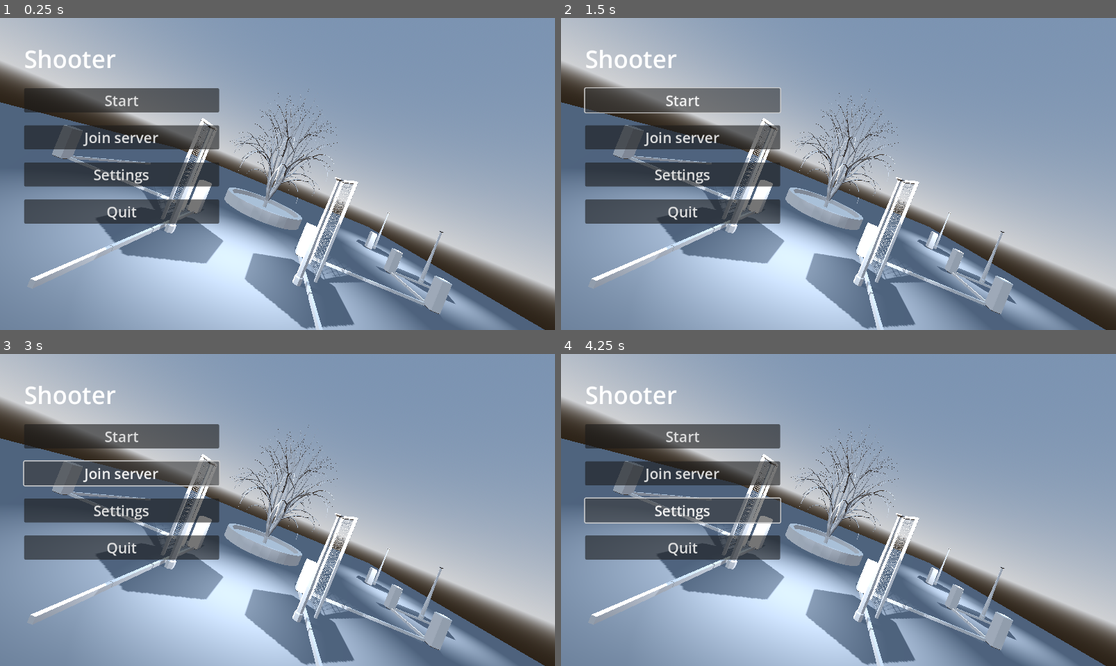
Above: before the commit, frames 1-4 (two rows, left to right).
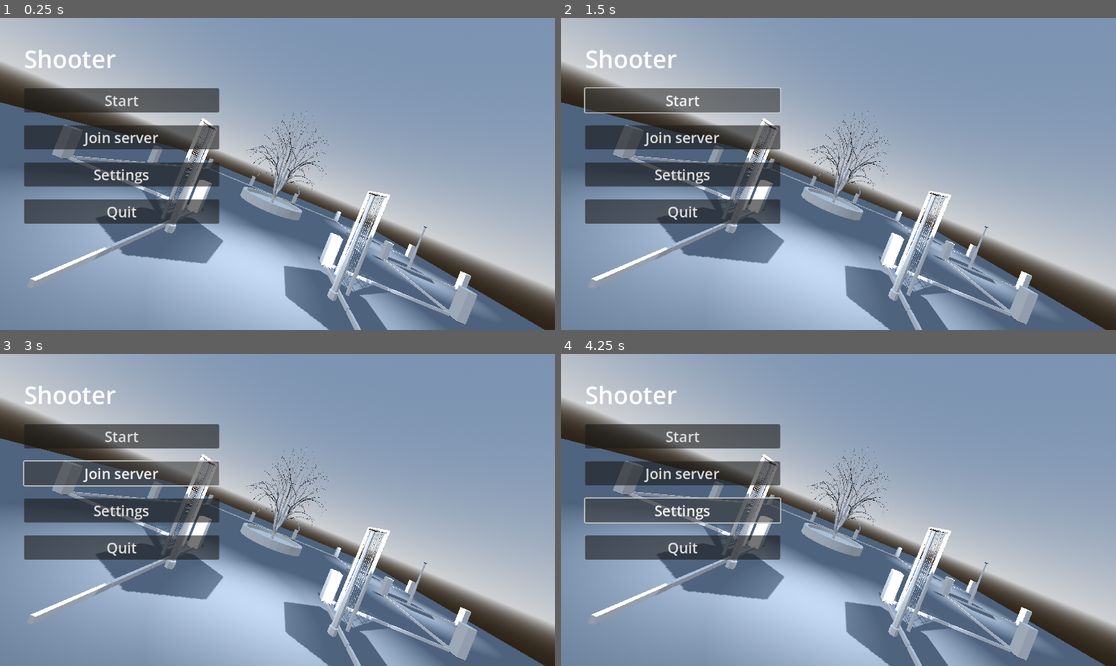
Above: after the commit, the same moments.

Repository: nsmoooose/shooter
Game: Godot game, scene res://ui/main.tscn
Same seed, same stepped clock (60 frames per second), same inputs: the game is played once before the commit and once after it.
Inputs:
- Up to frame 1 (0.25 s): no input
- Up to frame 2 (1.5 s): click "Start" at 0.5 s; click "Start" at 1.25 s
- Up to frame 3 (3 s): click "Start" at 2 s; click "Join server" at 2.75 s
- Up to frame 4 (4.25 s): click "Settings" at 3.5 s

The runs differ from the first frame. In frame 1, 14% of the frame differs, in the area x 14-92%, y 22-100%; in frame 2, 14%; in frame 3, 14%; in frame 4, 14%.

Commit message:
More on level 01

Diff:
--- a/shooter/levels/level_01.tscn
+++ b/shooter/levels/level_01.tscn
@@ -31,34 +31,46 @@
 environment = SubResource("Environment_njyk6")
 
 [node name="Fountain foundation 01" parent="." instance=ExtResource("2_7ukr1")]
-transform = Transform3D(1, 0, 0, 0, 1, 0, 0, 0, 1, 0, 0, 4)
+transform = Transform3D(1, 0, 0, 0, 1, 0, 0, 0, 1, 0.339199, 0, 1.47722)
 
 [node name="Post 01" parent="." instance=ExtResource("3_nnlce")]
-transform = Transform3D(1, 0, 0, 0, 1, 0, 0, 0, 1, 1.62241, 0, 7.98657)
+transform = Transform3D(1, 0, 0, 0, 1, 0, 0, 0, 1, 2.45848, 0, 7.98657)
 
 [node name="Post 02" parent="." instance=ExtResource("3_nnlce")]
 transform = Transform3D(1, 0, 0, 0, 1, 0, 0, 0, 1, -1.98757, 0, 7.98832)
 
 [node name="Post 03" parent="." instance=ExtResource("3_nnlce")]
-transform = Transform3D(-4.37114e-08, 0, 1, 0, 1, 0, -1, 0, -4.37114e-08, 6.84474, 0, 1.89535)
+transform = Transform3D(-4.37114e-08, 0, 1, 0, 1, 0, -1, 0, -4.37114e-08, 6.86021, 0, -0.763994)
+
+[node name="Post 07" parent="." instance=ExtResource("3_nnlce")]
+transform = Transform3D(-4.37114e-08, 0, 1, 0, 1, 0, -1, 0, -4.37114e-08, 11.3186, 0, -0.763994)
 
 [node name="Post 04" parent="." instance=ExtResource("3_nnlce")]
-transform = Transform3D(-4.37114e-08, 0, 1, 0, 1, 0, -1, 0, -4.37114e-08, 6.02269, 0, 5.62731)
+transform = Transform3D(-4.37114e-08, 0, 1, 0, 1, 0, -1, 0, -4.37114e-08, 6.85876, 0, 3.58537)
+
+[node name="Post 08" parent="." instance=ExtResource("3_nnlce")]
+transform = Transform3D(-4.37114e-08, 0, 1, 0, 1, 0, -1, 0, -4.37114e-08, 11.2477, 0, 3.58537)
 
 [node name="Post 05" parent="." instance=ExtResource("3_nnlce")]
-transform = Transform3D(-4.37114e-08, 0, 1, 0, 1, 0, -1, 0, -4.37114e-08, 6.03327, 0, 8.02632)
+transform = Transform3D(-4.37114e-08, 0, 1, 0, 1, 0, -1, 0, -4.37114e-08, 6.86934, 0, 8.02632)
 
 [node name="Post 06" parent="." instance=ExtResource("3_nnlce")]
 transform = Transform3D(-4.37114e-08, 0, 1, 0, 1, 0, -1, 0, -4.37114e-08, -6.41918, 0, 8.02632)
 
+[node name="Post 10" parent="." instance=ExtResource("3_nnlce")]
+transform = Transform3D(-4.37114e-08, 0, 1, 0, 1, 0, -1, 0, -4.37114e-08, -6.41918, 0, 3.52408)
+
+[node name="Post 11" parent="." instance=ExtResource("3_nnlce")]
+transform = Transform3D(-4.37114e-08, 0, 1, 0, 1, 0, -1, 0, -4.37114e-08, -6.41918, 0, -0.861716)
+
 [node name="garden_post_01" parent="." instance=ExtResource("4_ul5d2")]
 transform = Transform3D(0.0023387, 0, 0.999997, 0, 1, 0, -0.999997, 0, 0.0023387, -2.17336, 0, 8.91851)
 
 [node name="garden_post_02" parent="." instance=ExtResource("4_ul5d2")]
-transform = Transform3D(-4.37114e-08, 0, 1, 0, 1, 0, -1, 0, -4.37114e-08, 1.84931, 0, 8.92868)
+transform = Transform3D(-4.37114e-08, 0, 1, 0, 1, 0, -1, 0, -4.37114e-08, 2.68538, 0, 8.92868)
 
 [node name="Tree 01" parent="." instance=ExtResource("5_n2v67")]
-transform = Transform3D(1, 0, 0, 0, 1, 0, 0, 0, 1, 0, 0, 4)
+transform = Transform3D(1, 0, 0, 0, 1, 0, 0, 0, 1, 0.339199, 0, 1.47722)
 
 [node name="Lightposts" type="Node3D" parent="."]
 
@@ -66,36 +78,54 @@
 transform = Transform3D(1, 0, 0, 0, 1, 0, 0, 0, 1, -1.73084, 0, 9.88214)
 
 [node name="Lightpost 08" parent="Lightposts" instance=ExtResource("1_spt8l")]
-transform = Transform3D(1, 0, 0, 0, 1, 0, 0, 0, 1, 1.30277, 0, 9.87647)
+transform = Transform3D(1, 0, 0, 0, 1, 0, 0, 0, 1, 2.13884, 0, 9.87647)
 
 [node name="Lightpost 09" parent="Lightposts" instance=ExtResource("1_spt8l")]
-transform = Transform3D(-4.37114e-08, 0, 1, 0, 1, 0, -1, 0, -4.37114e-08, 7.80473, 0, 5.22087)
+transform = Transform3D(-4.37114e-08, 0, 1, 0, 1, 0, -1, 0, -4.37114e-08, 8.6408, 0, 3.17893)
 
 [node name="Lightpost 10" parent="Lightposts" instance=ExtResource("1_spt8l")]
-transform = Transform3D(-4.37114e-08, 0, 1, 0, 1, 0, -1, 0, -4.37114e-08, 7.56942, 0, 1.26794)
+transform = Transform3D(-4.37114e-08, 0, 1, 0, 1, 0, -1, 0, -4.37114e-08, 8.44184, 0, -1.83146)
 
 [node name="Slabs around fountain" type="Node3D" parent="."]
 
 [node name="Slab 01" parent="Slabs around fountain" instance=ExtResource("6_guxyt")]
-transform = Transform3D(-4.37114e-08, 0, 1, 0, 1, 0, -1, 0, -4.37114e-08, 1.55245, 0, 8.66488)
+transform = Transform3D(-4.37114e-08, 0, 1, 0, 1, 0, -1, 0, -4.37114e-08, 2.38852, 0, 8.66488)
 
 [node name="Slab 09" parent="Slabs around fountain" instance=ExtResource("6_guxyt")]
-transform = Transform3D(-1, 0, -8.74228e-08, 0, 1, 0, 8.74228e-08, 0, -1, 2.29451, 0, 7.95331)
+transform = Transform3D(-1, 0, -8.74228e-08, 0, 1, 0, 8.74228e-08, 0, -1, 3.13058, 0, 7.95331)
 
 [node name="Slab 10" parent="Slabs around fountain" instance=ExtResource("6_guxyt")]
-transform = Transform3D(-1, 0, -8.74228e-08, 0, 1, 0, 8.74228e-08, 0, -1, 3.31103, 0, 7.95331)
+transform = Transform3D(-1, 0, -8.74228e-08, 0, 1, 0, 8.74228e-08, 0, -1, 4.1471, 0, 7.95331)
 
 [node name="Slab 11" parent="Slabs around fountain" instance=ExtResource("6_guxyt")]
-transform = Transform3D(-1, 0, -8.74228e-08, 0, 1, 0, 8.74228e-08, 0, -1, 4.32756, 0, 7.95331)
+transform = Transform3D(-1, 0, -8.74228e-08, 0, 1, 0, 8.74228e-08, 0, -1, 5.16363, 0, 7.95331)
 
 [node name="Slab 12" parent="Slabs around fountain" instance=ExtResource("6_guxyt")]
-transform = Transform3D(-1, 0, -8.74228e-08, 0, 1, 0, 8.74228e-08, 0, -1, 5.34409, 0, 7.95331)
+transform = Transform3D(-1, 0, -8.74228e-08, 0, 1, 0, 8.74228e-08, 0, -1, 6.18016, 0, 7.95331)
 
 [node name="Slab 23" parent="Slabs around fountain" instance=ExtResource("6_guxyt")]
-transform = Transform3D(-1, 0, -8.74228e-08, 0, 1, 0, 8.74228e-08, 0, -1, 6.70364, 0, 5.56537)
+transform = Transform3D(-1, 0, -8.74228e-08, 0, 1, 0, 8.74228e-08, 0, -1, 7.53971, 0, 3.52343)
+
+[node name="Slab 26" parent="Slabs around fountain" instance=ExtResource("6_guxyt")]
+transform = Transform3D(-1, 0, -8.74228e-08, 0, 1, 0, 8.74228e-08, 0, -1, 7.57606, 0, -0.73019)
+
+[node name="Slab 27" parent="Slabs around fountain" instance=ExtResource("6_guxyt")]
+transform = Transform3D(-1, 0, -8.74228e-08, 0, 1, 0, 8.74228e-08, 0, -1, 8.6067, 0, -0.73019)
+
+[node name="Slab 28" parent="Slabs around fountain" instance=ExtResource("6_guxyt")]
+transform = Transform3D(-1, 0, -8.74228e-08, 0, 1, 0, 8.74228e-08, 0, -1, 9.62577, 0, -0.73019)
+
+[node name="Slab 29" parent="Slabs around fountain" instance=ExtResource("6_guxyt")]
+transform = Transform3D(-1, 0, -8.74228e-08, 0, 1, 0, 8.74228e-08, 0, -1, 10.6564, 0, -0.73019)
 
 [node name="Slab 24" parent="Slabs around fountain" instance=ExtResource("6_guxyt")]
-transform = Transform3D(-1, 0, -8.74228e-08, 0, 1, 0, 8.74228e-08, 0, -1, 7.72331, 0, 5.55666)
+transform = Transform3D(-1, 0, -8.74228e-08, 0, 1, 0, 8.74228e-08, 0, -1, 8.53622, 0, 3.51472)
+
+[node name="Slab 30" parent="Slabs around fountain" instance=ExtResource("6_guxyt")]
+transform = Transform3D(-1, 0, -8.74228e-08, 0, 1, 0, 8.74228e-08, 0, -1, 9.55528, 0, 3.51472)
+
+[node name="Slab 31" parent="Slabs around fountain" instance=ExtResource("6_guxyt")]
+transform = Transform3D(-1, 0, -8.74228e-08, 0, 1, 0, 8.74228e-08, 0, -1, 10.5743, 0, 3.51472)
 
 [node name="Slab 13" parent="Slabs around fountain" instance=ExtResource("6_guxyt")]
 transform = Transform3D(-1, 0, -8.74228e-08, 0, 1, 0, 8.74228e-08, 0, -1, -2.67631, 0, 7.95331)
@@ -109,14 +139,26 @@
 [node name="Slab 16" parent="Slabs around fountain" instance=ExtResource("6_guxyt")]
 transform = Transform3D(-1, 0, -8.74228e-08, 0, 1, 0, 8.74228e-08, 0, -1, -5.72589, 0, 7.95331)
 
+[node name="Slab 43" parent="Slabs around fountain" instance=ExtResource("6_guxyt")]
+transform = Transform3D(-1, 0, -8.74228e-08, 0, 1, 0, 8.74228e-08, 0, -1, -2.67631, 0, -5.21388)
+
+[node name="Slab 44" parent="Slabs around fountain" instance=ExtResource("6_guxyt")]
+transform = Transform3D(-1, 0, -8.74228e-08, 0, 1, 0, 8.74228e-08, 0, -1, -3.69284, 0, -5.21388)
+
+[node name="Slab 45" parent="Slabs around fountain" instance=ExtResource("6_guxyt")]
+transform = Transform3D(-1, 0, -8.74228e-08, 0, 1, 0, 8.74228e-08, 0, -1, -4.70936, 0, -5.21388)
+
+[node name="Slab 46" parent="Slabs around fountain" instance=ExtResource("6_guxyt")]
+transform = Transform3D(-1, 0, -8.74228e-08, 0, 1, 0, 8.74228e-08, 0, -1, -5.72589, 0, -5.21388)
+
 [node name="Slab 02" parent="Slabs around fountain" instance=ExtResource("6_guxyt")]
-transform = Transform3D(-4.37114e-08, 0, 1, 0, 1, 0, -1, 0, -4.37114e-08, 1.55245, 0, 9.70173)
+transform = Transform3D(-4.37114e-08, 0, 1, 0, 1, 0, -1, 0, -4.37114e-08, 2.38852, 0, 9.70173)
 
 [node name="Slab 03" parent="Slabs around fountain" instance=ExtResource("6_guxyt")]
-transform = Transform3D(-4.37114e-08, 0, 1, 0, 1, 0, -1, 0, -4.37114e-08, 1.55245, 0, 10.7386)
+transform = Transform3D(-4.37114e-08, 0, 1, 0, 1, 0, -1, 0, -4.37114e-08, 2.38852, 0, 10.7386)
 
 [node name="Slab 04" parent="Slabs around fountain" instance=ExtResource("6_guxyt")]
-transform = Transform3D(-4.37114e-08, 0, 1, 0, 1, 0, -1, 0, -4.37114e-08, 1.55245, 0, 11.7754)
+transform = Transform3D(-4.37114e-08, 0, 1, 0, 1, 0, -1, 0, -4.37114e-08, 2.38852, 0, 11.7754)
 
 [node name="Slab 05" parent="Slabs around fountain" instance=ExtResource("6_guxyt")]
 transform = Transform3D(-4.37114e-08, 0, 1, 0, 1, 0, -1, 0, -4.37114e-08, -1.93424, 0, 8.6852)
@@ -125,10 +167,28 @@
 transform = Transform3D(-4.37114e-08, 0, 1, 0, 1, 0, -1, 0, -4.37114e-08, -6.35613, 0, 7.36372)
 
 [node name="Slab 21" parent="Slabs around fountain" instance=ExtResource("6_guxyt")]
-transform = Transform3D(-4.37114e-08, 0, 1, 0, 1, 0, -1, 0, -4.37114e-08, 5.99382, 0, 7.36372)
+transform = Transform3D(-4.37114e-08, 0, 1, 0, 1, 0, -1, 0, -4.37114e-08, 6.82989, 0, 7.36372)
 
 [node name="Slab 22" parent="Slabs around fountain" instance=ExtResource("6_guxyt")]
-transform = Transform3D(-4.37114e-08, 0, 1, 0, 1, 0, -1, 0, -4.37114e-08, 5.99382, 0, 6.34137)
+transform = Transform3D(-4.37114e-08, 0, 1, 0, 1, 0, -1, 0, -4.37114e-08, 6.82989, 0, 6.34137)
+
+[node name="Slab 55" parent="Slabs around fountain" instance=ExtResource("6_guxyt")]
+transform = Transform3D(-4.37114e-08, 0, 1, 0, 1, 0, -1, 0, -4.37114e-08, 6.82989, 0, 5.30511)
+
+[node name="Slab 56" parent="Slabs around fountain" instance=ExtResource("6_guxyt")]
+transform = Transform3D(-4.37114e-08, 0, 1, 0, 1, 0, -1, 0, -4.37114e-08, 6.82989, 0, 4.28276)
+
+[node name="Slab 25" parent="Slabs around fountain" instance=ExtResource("6_guxyt")]
+transform = Transform3D(-4.37114e-08, 0, 1, 0, 1, 0, -1, 0, -4.37114e-08, 6.86624, 0, -1.43647)
+
+[node name="Slab 32" parent="Slabs around fountain" instance=ExtResource("6_guxyt")]
+transform = Transform3D(-4.37114e-08, 0, 1, 0, 1, 0, -1, 0, -4.37114e-08, 6.86624, 0, -2.46712)
+
+[node name="Slab 33" parent="Slabs around fountain" instance=ExtResource("6_guxyt")]
+transform = Transform3D(-4.37114e-08, 0, 1, 0, 1, 0, -1, 0, -4.37114e-08, 6.86624, 0, -3.49777)
+
+[node name="Slab 34" parent="Slabs around fountain" instance=ExtResource("6_guxyt")]
+transform = Transform3D(-4.37114e-08, 0, 1, 0, 1, 0, -1, 0, -4.37114e-08, 6.86624, 0, -4.56315)
 
 [node name="Slab 18" parent="Slabs around fountain" instance=ExtResource("6_guxyt")]
 transform = Transform3D(-4.37114e-08, 0, 1, 0, 1, 0, -1, 0, -4.37114e-08, -6.35613, 0, 6.33703)
@@ -139,6 +199,66 @@
 [node name="Slab 20" parent="Slabs around fountain" instance=ExtResource("6_guxyt")]
 transform = Transform3D(-4.37114e-08, 0, 1, 0, 1, 0, -1, 0, -4.37114e-08, -6.35613, 0, 4.22878)
 
+[node name="Slab 35" parent="Slabs around fountain" instance=ExtResource("6_guxyt")]
+transform = Transform3D(-4.37114e-08, 0, 1, 0, 1, 0, -1, 0, -4.37114e-08, -6.35613, 0, 2.82756)
+
+[node name="Slab 37" parent="Slabs around fountain" instance=ExtResource("6_guxyt")]
+transform = Transform3D(-4.37114e-08, 0, 1, 0, 1, 0, -1, 0, -4.37114e-08, -6.35613, 0, 0.828434)
+
+[node name="Slab 38" parent="Slabs around fountain" instance=ExtResource("6_guxyt")]
+transform = Transform3D(-4.37114e-08, 0, 1, 0, 1, 0, -1, 0, -4.37114e-08, -6.35613, 0, -0.172406)
+
+[node name="Slab 36" parent="Slabs around fountain" instance=ExtResource("6_guxyt")]
+transform = Transform3D(-4.37114e-08, 0, 1, 0, 1, 0, -1, 0, -4.37114e-08, -6.35613, 0, 1.82911)
+
+[node name="Post 12" parent="Slabs around fountain" instance=ExtResource("3_nnlce")]
+transform = Transform3D(-4.37114e-08, 0, 1, 0, 1, 0, -1, 0, -4.37114e-08, -6.41918, 0, -5.25698)
+
+[node name="Post 13" parent="Slabs around fountain" instance=ExtResource("3_nnlce")]
+transform = Transform3D(-4.37114e-08, 0, 1, 0, 1, 0, -1, 0, -4.37114e-08, -1.97817, 0, -5.25698)
+
+[node name="Slab 47" parent="Slabs around fountain" instance=ExtResource("6_guxyt")]
+transform = Transform3D(-1, 0, -8.74228e-08, 0, 1, 0, 8.74228e-08, 0, -1, 1.75233, 0, -5.21388)
+
+[node name="Slab 48" parent="Slabs around fountain" instance=ExtResource("6_guxyt")]
+transform = Transform3D(-1, 0, -8.74228e-08, 0, 1, 0, 8.74228e-08, 0, -1, 0.735801, 0, -5.21388)
+
+[node name="Slab 49" parent="Slabs around fountain" instance=ExtResource("6_guxyt")]
+transform = Transform3D(-1, 0, -8.74228e-08, 0, 1, 0, 8.74228e-08, 0, -1, -0.280719, 0, -5.21388)
+
+[node name="Slab 50" parent="Slabs around fountain" instance=ExtResource("6_guxyt")]
+transform = Transform3D(-1, 0, -8.74228e-08, 0, 1, 0, 8.74228e-08, 0, -1, -1.29725, 0, -5.21388)
+
+[node name="Post 14" parent="Slabs around fountain" instance=ExtResource("3_nnlce")]
+transform = Transform3D(-4.37114e-08, 0, 1, 0, 1, 0, -1, 0, -4.37114e-08, 2.45047, 0, -5.25698)
+
+[node name="Slab 51" parent="Slabs around fountain" instance=ExtResource("6_guxyt")]
+transform = Transform3D(-1, 0, -8.74228e-08, 0, 1, 0, 8.74228e-08, 0, -1, 6.20531, 0, -5.21388)
+
+[node name="Slab 52" parent="Slabs around fountain" instance=ExtResource("6_guxyt")]
+transform = Transform3D(-1, 0, -8.74228e-08, 0, 1, 0, 8.74228e-08, 0, -1, 5.18878, 0, -5.21388)
+
+[node name="Slab 53" parent="Slabs around fountain" instance=ExtResource("6_guxyt")]
+transform = Transform3D(-1, 0, -8.74228e-08, 0, 1, 0, 8.74228e-08, 0, -1, 4.17226, 0, -5.21388)
+
+[node name="Slab 54" parent="Slabs around fountain" instance=ExtResource("6_guxyt")]
+transform = Transform3D(-1, 0, -8.74228e-08, 0, 1, 0, 8.74228e-08, 0, -1, 3.15573, 0, -5.21388)
+
+[node name="Post 15" parent="Slabs around fountain" instance=ExtResource("3_nnlce")]
+transform = Transform3D(-4.37114e-08, 0, 1, 0, 1, 0, -1, 0, -4.37114e-08, 6.90344, 0, -5.25698)
+
+[node name="Slab 39" parent="Slabs around fountain" instance=ExtResource("6_guxyt")]
+transform = Transform3D(-4.37114e-08, 0, 1, 0, 1, 0, -1, 0, -4.37114e-08, -6.35613, 0, -1.5677)
+
+[node name="Slab 40" parent="Slabs around fountain" instance=ExtResource("6_guxyt")]
+transform = Transform3D(-4.37114e-08, 0, 1, 0, 1, 0, -1, 0, -4.37114e-08, -6.35613, 0, -3.56683)
+
+[node name="Slab 41" parent="Slabs around fountain" instance=ExtResource("6_guxyt")]
+transform = Transform3D(-4.37114e-08, 0, 1, 0, 1, 0, -1, 0, -4.37114e-08, -6.35613, 0, -4.56767)
+
+[node name="Slab 42" parent="Slabs around fountain" instance=ExtResource("6_guxyt")]
+transform = Transform3D(-4.37114e-08, 0, 1, 0, 1, 0, -1, 0, -4.37114e-08, -6.35613, 0, -2.56616)
+
 [node name="Slab 06" parent="Slabs around fountain" instance=ExtResource("6_guxyt")]
 transform = Transform3D(-4.37114e-08, 0, 1, 0, 1, 0, -1, 0, -4.37114e-08, -1.93424, 0, 9.72206)
 
